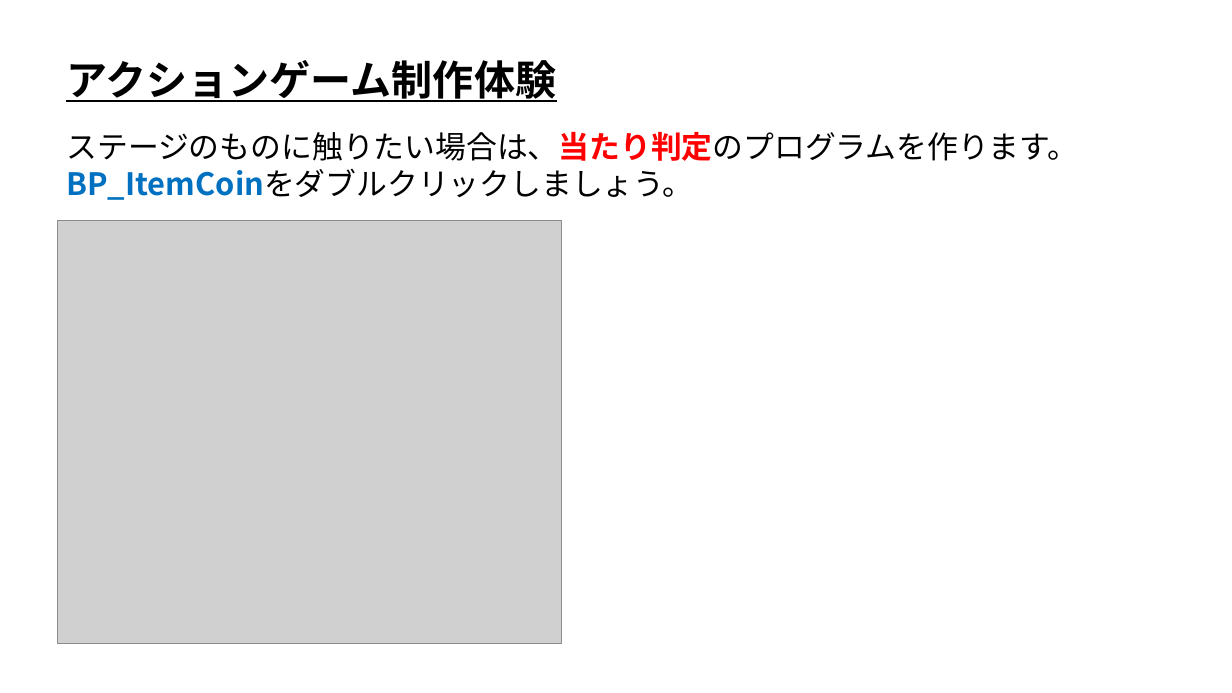
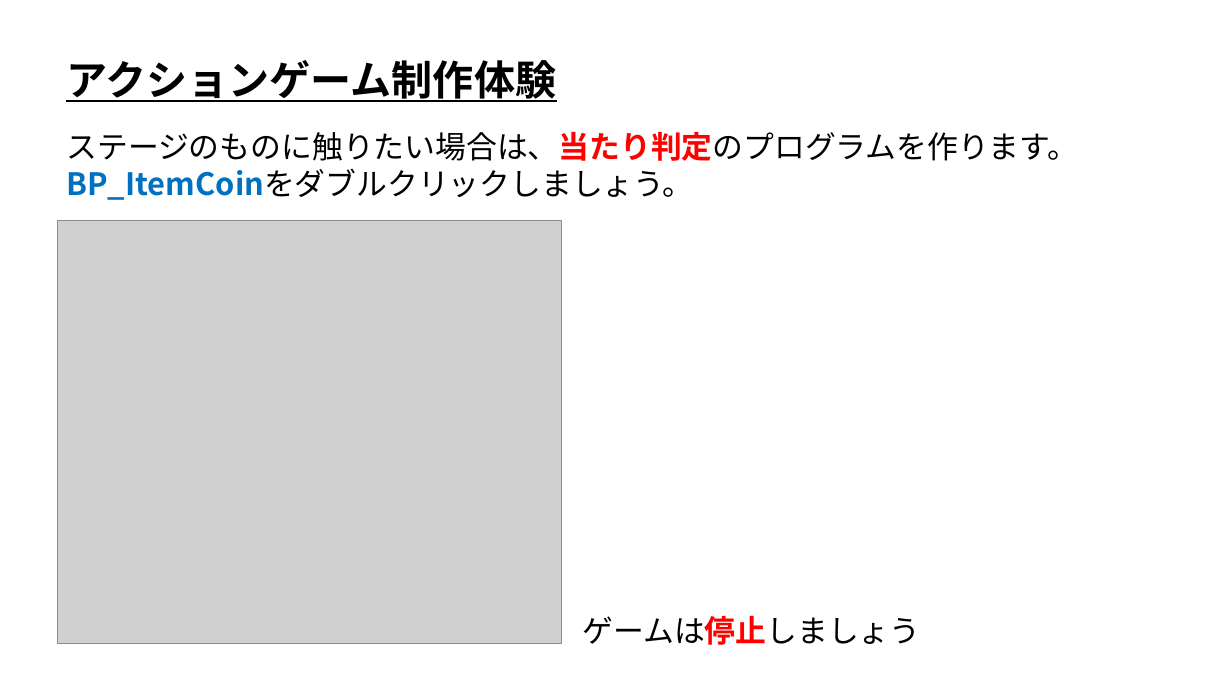
Before and after one commit to ArakiYusuke-Ohara/UnrealEngine, a slide deck: slide 8 of Projects/OpenCanpas01/TrialClass/UE_アクションゲーム制作体験.pptx. Drawn at 1232x693 pixels with LibreOffice and Linux fonts; fonts in the diff are those of the drawing; grey boxes stand for pictures. Boxes give left, top, right and bottom in pixels: in the first picture for what was removed or moved away, otherwise in the second. Text is boxed around its words. In the diff, an @@ line names an element or a change of style, - is before the commit and + after.

```diff
--- a/Projects/OpenCanpas01/TrialClass/UE_アクションゲーム制作体験.pptx
+++ b/Projects/OpenCanpas01/TrialClass/UE_アクションゲーム制作体験.pptx
@@ text added at (x1=583, y1=616, x2=921, y2=645), 24 pt, text #000000 @@
+ゲームは停止しましょう
```
Also in this commit, not shown: 4 other slides changed.
